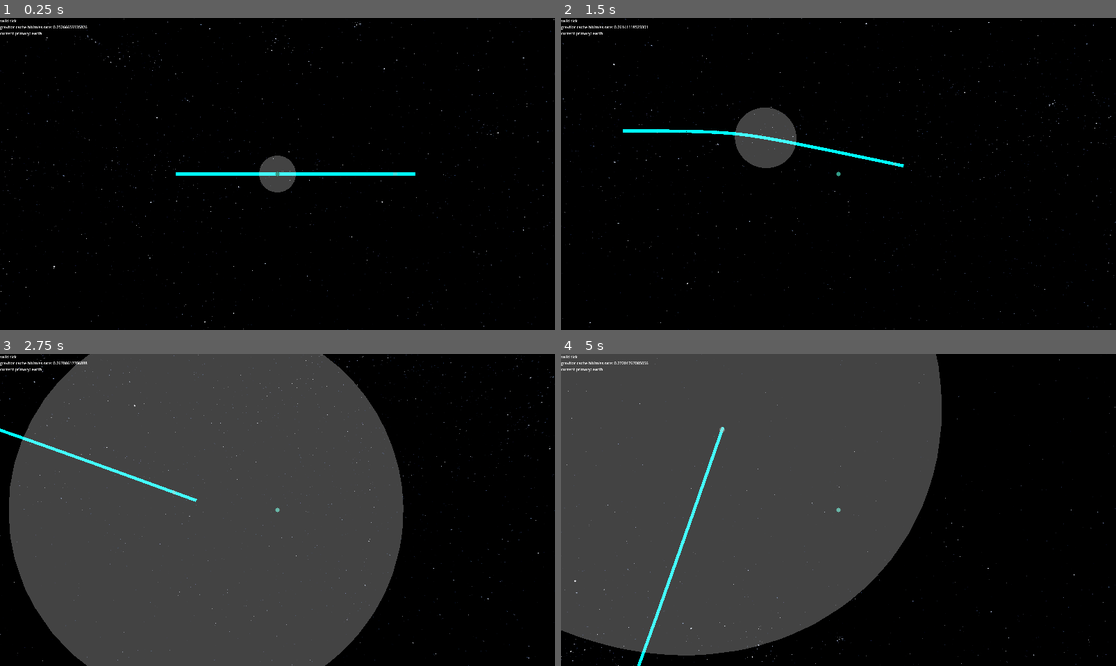
Above: before the commit, frames 1-4 (two rows, left to right).
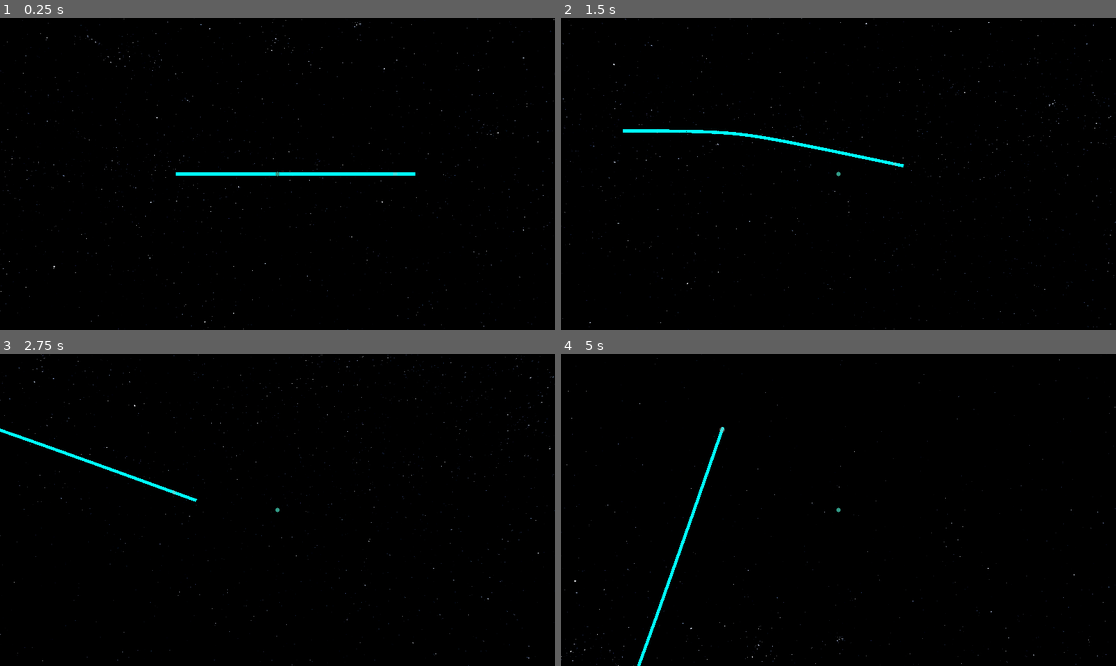
Above: after the commit, the same moments.

Repository: pinkavat/plaNetarium
Game: Godot game, scene res://world.tscn
The game is run twice, just before and just after one commit, with the same random seed, the same clock (stepped at 60 frames per second) and the same inputs. The engine's default icon, where the game draws it, is replaced by a stand-in: a white triangle on a blue panel in a dark square.
Inputs (mouse positions are in pixels of both pictures, inside the frame that each line leads up to):
- Up to frame 1 (0.25 s): no input
- Up to frame 2 (1.5 s): tap Enter (ui_accept) at 0.5, 0.77 s; move the mouse to (960, 158) at 0.52 s; hold Right (ui_right) 0.53-1.25 s; click (960, 158) at 0.67 s; drag from (727, 189) to (810, 236) at 1.27 s
- Up to frame 3 (2.75 s): move the mouse to (333, 441) at 2.02 s; hold Right (ui_right) from 2.03 s (still down)
- Up to frame 4 (5 s): release Right (ui_right) at 2.75 s; drag from (810, 572) to (672, 463) at 2.77 s; move the mouse to (1005, 556) at 3.52 s; hold Left (ui_left) 3.53-4.25 s; tap Enter (ui_accept) at 3.77, 4.25 s; drag from (672, 463) to (755, 432) at 4.27 s

The runs differ from the first frame. In frame 1, 0.7% of the frame differs, in the area x 0-54%, y 0-56%; in frame 2, 1.8%; in frame 3, 63%, in the area x 0-73%, y 0-100%; in frame 4, 58%.

Commit message:
refactored test boilerplate into plaNetarium interface prototype

Diff:
--- a/OrbitPolyline/orbit_polyline.gd
+++ b/OrbitPolyline/orbit_polyline.gd
@@ -4,6 +4,8 @@
 ## 3D drawing faculty for orbital lookahead cache.
 ##
 ## TODO doc
+
+# TODO: still got some bugs of line segments being 'left behind'.
 
 
 var size : int	# TODO
--- a/PlaNetarium/gravitee.gd
+++ b/PlaNetarium/gravitee.gd
@@ -91,7 +91,7 @@
 ##		("we don't know and can't ever")
 ##	- if the requested time is BEYOND the last cached time, returns integer 1
 ##		("we don't know, but might eventually")
-##	- if the requested time falls WITHIN the cache, returns [pos doublevec, vel doublevec]
+##	- if the requested time falls WITHIN the cache, returns a State object
 ##
 ## if update_cache is true, the cache head will move:
 ##	- if the request fell within the cache, the head will move to the quantum preceding
@@ -157,8 +157,7 @@
 		long_cache_tail -= preceding_cache_index
 		long_cache.set_at(0, state)
 
-	# 6) Reformat and return
-	return [state.get_pos(), state.get_vel()]
+	return state
 
 
 # TODO doc
--- a/PlaNetarium/plaNetarium.gd
+++ b/PlaNetarium/plaNetarium.gd
@@ -10,19 +10,12 @@
 ## use their StringNames and the functions provided here.
 ##
 ## TODO: document.
+## Document an example loop, with running do_background_work.
 
 
 ## In order to keep the caches patent, simulation is discrete.
 ## TODO: setting etc.
 var time_quantum := 1.0e-2
-
-
-## The simulation uses an internal double-precision vector type to simplify
-## computations (DoubleVector3). We don't want to expose the burden of its
-## interface to a user, as Godot doesn't allow overriding operators. Hence,
-## returned state is in single-precision Vector3s, and to maximize accuracy we
-## scale the vectors down to the desired reduced size before shrinking them.
-var space_scale := 1.0e-10
 
 
 # ========== READING FROM THE SIMULATION ==========
@@ -35,7 +28,6 @@
 	## Simulation time of the state, in seconds.
 	var time : float
 
-
 	## Simulation time of the state, in time quanta (see above).
 	var qtime : int
 
@@ -44,7 +36,14 @@
 	## value given if the body doesn't exist or doesn't have a state at the
 	## requested time (if the time precedes or succeeds its data, say).
 	func get_pos_of(name : StringName, fallback = null):
-		return fallback # TODO WHAT DO IF NOT AT STATE???????????
+		# Check large bodies
+		var large_body = _large_states.get(name, null)
+		if large_body:
+			return large_body.get_pos().vec3() # Gravitor.GlobalState
+		var small_body = _small_states.get(name, null)
+		if small_body:
+			return small_body.get_pos().vec3() # Gravitee.State (TODO)
+		return fallback
 
 
 	## Returns the velocity Vector3 of the named body, or null, as in get_pos_of.
@@ -59,21 +58,59 @@
 
 
 	# Internal stuff; don't touch from without.
-	var _large_states : Dictionary
-	var _small_states : Dictionary
+	var _large_states : Dictionary # name -> Gravitor.GlobalState
+	var _small_states : Dictionary # name -> Gravitee.State (TODO temp)
 
 
 
 ## Non-updating time-query function, used to foresee what the future will hold.
 func peek_at_time(time : float) -> State:
-	return null # TODO
-
-
-## Updating time-query function, used to advance the simulation.
+	var state = _new_state_with_large_bodies(time)
+
+	# TODO TODO TODO small bodies
+
+	return state
+
+
+## Updating time-query function, used to advance the simulation. If any small body in the
+## simulation responds to its query by saying that it hasn't reached the requested point but will,
+## the function will return null. Hence, if null is received, the user waits, running do_background_work,
+## until the simulation propagates to the desired point, whereupon a valid State will be returned
 func move_to_time(time : float) -> State:
-	return null # TODO
-
-# TODO: cache advance
+	var state = _new_state_with_large_bodies(time)
+
+	# TODO POSSIBLE BUG: I *think* we're safe? If some gravitees are valid, and some are not
+	# the valid ones will update their caches and move the heads. They'll then receive a
+	# query for the same *time*. This shouldn't be a problem but might be!
+	# IN FACT: we could *FREEZE* the gravitees that are 'up to date', perhaps?
+
+	# TODO temp, for bodies, not gravitees
+	for gravitee_name in _small_bodies:
+		var gravitee_state = _small_bodies[gravitee_name].state_at_time(time, true)
+		if is_instance_of(gravitee_state, TYPE_INT):
+			if gravitee_state == 1:
+				# waits.
+				return null
+			else:
+				# precedes; does not report but does not prevent
+				pass
+		else:
+			# valid; add to output
+			state._small_states[gravitee_name] = gravitee_state
+
+	return state
+
+
+# Auxiliary for the above, since large bodies don't care about propagation and can
+# be sampled backwards and forwards
+func _new_state_with_large_bodies(time : float) -> State:
+	# TODO QUANTIZE?
+	var state = State.new()
+
+	state._large_states = cached_gravitor_query(time)
+
+	return state
+
 
 
 # ========== WRITING TO THE SIMULATION ==========
@@ -81,8 +118,8 @@
 ## Initializer requires a name and a gravitational parameter (G * M) for the
 ## root attractor of the system (as it's a fallback for various things)
 func _init(root_name : StringName, root_mu : float):
-	_root = root_name
-	_large_bodies[_root] = Gravitor.new(root_name, DoubleVector3.ZERO(), DoubleVector3.ZERO(), root_mu)
+	_root_name = root_name
+	_large_bodies[_root_name] = Gravitor.new(root_name, DoubleVector3.ZERO(), DoubleVector3.ZERO(), root_mu)
 
 
 ## Add a large body (emits gravity, moves in Keplerian orbit).
@@ -109,7 +146,8 @@
 ##			time_since_peri [float]: time elapsed between body at periapsis and orbit's reference time zero
 ##		}
 func add_large_body(name : StringName, parent_name : StringName, parameters : Dictionary, orbit : Dictionary):
-	assert(not name in _large_bodies, "Large body names must be unique!")
+	assert(not name in _large_bodies, "Body names must be unique!")
+	assert(not name in _small_bodies, "Body names must be unique!")
 	assert(parent_name in _large_bodies, "Parent not found!")
 
 	assert("mu" in parameters, "Must specify mu parameter")
@@ -158,7 +196,44 @@
 
 
 # TODO: small body creators, controllable vs uncontrollable (one 'tee or many)
+## TODO: temporary small-body adder for maintain func test.
+## TODO note: time-ref concerns; Double-precision not to be exposed!
+func temp_add_small_body(name : StringName, pos_0 : DoubleVector3, vel_0 : DoubleVector3, time_0 : float):
+	assert(not name in _large_bodies, "Body names must be unique!")
+	assert(not name in _small_bodies, "Body names must be unique!")
+
+	_small_bodies[name] = Gravitee.new(pos_0, vel_0, time_0, cached_gravitor_query)
+	return _small_bodies[name] # TODO only needful 'cause we haven't set up connectors yet for the orbitline
+
+
 # TODO: small body force modification.
+
+
+
+# ========== RUNNING THE SIMULATION ==========
+
+## Invoke with a time budget in milliseconds. The simulation will do its background
+## cache-advancing, etcetera, within said budget, and return what it didn't use.
+func do_background_work(time_budget_usec : int) -> int:
+	var last_time = Time.get_ticks_usec()
+
+	# TODO gravitor sweepline algorithm
+	for i in 2048: # TODO fallback
+
+		# TODO temp
+		for gravitee in _small_bodies.values():
+			gravitee.advance_cache() # at least once TODO: make it return false if no work and stop early!
+
+		var cur_time = Time.get_ticks_usec()
+
+		time_budget_usec -= (cur_time - last_time)
+		if time_budget_usec <= 0:
+			break
+
+		last_time = cur_time
+
+	return max(0, time_budget_usec)
+
 
 
 # ========== INNARDS ==========
@@ -168,4 +243,24 @@
 var _large_bodies := {}
 
 # Name of the root large body.
-var _root : StringName
+var _root_name : StringName
+
+# TODO: temp internals
+var _small_bodies := {}
+
+
+# TODO Temporary caching scheme (copied from test code)
+# TODO QUANTIZE
+var _last_queried_time := -1.0
+var _cached_gravitors : Dictionary
+var _cache_misses : int = 0
+var _cache_hits : int = 0
+func cached_gravitor_query(time : float) -> Dictionary:
+	if not (time == _last_queried_time):
+		# Cache miss
+		_last_queried_time = time
+		_cached_gravitors = _large_bodies[_root_name].all_states_at_time(time)
+		_cache_misses += 1
+	else:
+		_cache_hits += 1
+	return _cached_gravitors
--- a/test_driver.gd
+++ b/test_driver.gd
@@ -18,21 +18,24 @@
 var valid_tick_count = 0
 
 
+var planetarium : PlaNetarium
+
+
 # TODO: temporary last-used-value caching system for Gravitors, with
 # metrics
-var last_queried_time := -1.0
-var cached_gravitors : Dictionary
-var cache_misses : int = 0
-var cache_hits : int = 0
-func cached_gravitor_query(time : float) -> Dictionary:
-	if not (time == last_queried_time):
-		# Cache miss
-		last_queried_time = time
-		cached_gravitors = sol.all_states_at_time(time)
-		cache_misses += 1
-	else:
-		cache_hits += 1
-	return cached_gravitors
+#var last_queried_time := -1.0
+#var cached_gravitors : Dictionary
+#var cache_misses : int = 0
+#var cache_hits : int = 0
+#func cached_gravitor_query(time : float) -> Dictionary:
+#	if not (time == last_queried_time):
+#		# Cache miss
+#		last_queried_time = time
+#		cached_gravitors = sol.all_states_at_time(time)
+#		cache_misses += 1
+#	else:
+#		cache_hits += 1
+#	return cached_gravitors
 
 
 var tick_budget_usec : int = 8000
@@ -56,65 +59,94 @@
 	if Input.is_action_just_pressed("ui_accept"):
 		running = not running
 
+
 	if running:
 
-		var state = sponch.state_at_time(sim_time, true)
-		if is_instance_of(state, TYPE_INT):
-			if state == 1:
-				$Label.text = "waiting"
-			else:
-				$Label.text = "no data available, advancing anyway"
-				# Move fixed planets
-				temp_move_planets(sim_time)
-				# Advance time
-				sim_time += time_scale * delta
-		else:
-			$Label.text = "valid tick"
-			valid_tick_count += 1
+		var state = planetarium.move_to_time(sim_time)
 
-			# Move fixed planets
-			temp_move_planets(sim_time)
-			# Move sponch
-			$TestTarget3.global_position = state[0].vec3() * space_scale
+		if state:
 
-			# Possibly apply some thrust to sponch
-			if Input.is_action_pressed("ui_up"):
-				sponch.reset(state[0], state[1].add(DoubleVector3.from_vec3(state[1].vec3().normalized() * 10.0)), sim_time / sponch.time_quantum)
-			elif Input.is_action_pressed("ui_down"):
-				sponch.reset(state[0], state[1].add(DoubleVector3.from_vec3(state[1].vec3().normalized() * -10.0)), sim_time / sponch.time_quantum)
+			# Tick succeeded. Move sprites:
+			$TestTarget2.global_position = state.get_pos_of(&"earth") * space_scale
+			$TestTarget3.global_position = state.get_pos_of(&"sponch") * space_scale
 
-			# Advance sim time
+			# Advance time.
 			sim_time += delta * time_scale
 
-		#$Label.text = $Label.text + "\ncache tail: "+str(sponch.long_cache.get_at(sponch.long_cache_tail).qtime * sponch.time_quantum)+"\n("+str(sponch.long_cache_tail)+"/"+str(sponch.long_cache.length())+")"+"\ncurrent time: "+ str(sim_time) + " (" +str(sim_time/60.0/60.0)+ " hours)" +"\nvalid ticks: " + str(valid_tick_count)# + "\ntimestep: " + str(sponch.timestep)
-		$Label.text = $Label.text + "\ngravitor cache hit/miss rate: " + str(float(cache_hits)/float(cache_misses))
-		$Label.text = $Label.text + "\ncurrent primary: " + str(sponch.long_cache.get_at(0).primary.name)
 
-	# WITH REMAINING TIME IN THE TICK, PROPAGATE SPONCH'S CACHE.
 	current_tick_budget -= Time.get_ticks_usec() - tick_start_time
-	var last_time = Time.get_ticks_usec()
+	planetarium.do_background_work(current_tick_budget)
 
-	# TODO gravitor sweepline algorithm
-	for i in 2048: # TODO fallback
-		sponch.advance_cache() # at least once
-
-		var cur_time = Time.get_ticks_usec()
-
-		current_tick_budget -= (cur_time - last_time)
-		if current_tick_budget <= 0:
-			break
-
-		last_time = cur_time
+#	if running:
+#
+#		var state = sponch.state_at_time(sim_time, true)
+#		if is_instance_of(state, TYPE_INT):
+#			if state == 1:
+#				$Label.text = "waiting"
+#			else:
+#				$Label.text = "no data available, advancing anyway"
+#				# Move fixed planets
+#				temp_move_planets(sim_time)
+#				# Advance time
+#				sim_time += time_scale * delta
+#		else:
+#			$Label.text = "valid tick"
+#			valid_tick_count += 1
+#
+#			# Move fixed planets
+#			temp_move_planets(sim_time)
+#			# Move sponch
+#			$TestTarget3.global_position = state.get_pos().vec3() * space_scale
+#
+#			# Possibly apply some thrust to sponch
+#			if Input.is_action_pressed("ui_up"):
+#				sponch.reset(state.get_pos(), state.get_vel().add(DoubleVector3.from_vec3(state.get_vel().vec3().normalized() * 10.0)), sim_time / sponch.time_quantum)
+#			elif Input.is_action_pressed("ui_down"):
+#				sponch.reset(state.get_pos(), state.get_vel().add(DoubleVector3.from_vec3(state.get_vel().vec3().normalized() * -10.0)), sim_time / sponch.time_quantum)
+#
+#			# Advance sim time
+#			sim_time += delta * time_scale
+#
+#		#$Label.text = $Label.text + "\ncache tail: "+str(sponch.long_cache.get_at(sponch.long_cache_tail).qtime * sponch.time_quantum)+"\n("+str(sponch.long_cache_tail)+"/"+str(sponch.long_cache.length())+")"+"\ncurrent time: "+ str(sim_time) + " (" +str(sim_time/60.0/60.0)+ " hours)" +"\nvalid ticks: " + str(valid_tick_count)# + "\ntimestep: " + str(sponch.timestep)
+#		$Label.text = $Label.text + "\ngravitor cache hit/miss rate: " + str(float(cache_hits)/float(cache_misses))
+#		$Label.text = $Label.text + "\ncurrent primary: " + str(sponch.long_cache.get_at(0).primary.name)
+#
+#	# WITH REMAINING TIME IN THE TICK, PROPAGATE SPONCH'S CACHE.
+#	current_tick_budget -= Time.get_ticks_usec() - tick_start_time
+#	var last_time = Time.get_ticks_usec()
+#
+#	# TODO gravitor sweepline algorithm
+#	for i in 2048: # TODO fallback
+#		sponch.advance_cache() # at least once
+#
+#		var cur_time = Time.get_ticks_usec()
+#
+#		current_tick_budget -= (cur_time - last_time)
+#		if current_tick_budget <= 0:
+#			break
+#
+#		last_time = cur_time
 
 
-func temp_move_planets(time):
-
-		# Get state
-		var state := sol.all_states_at_time(time)
-
-		$TestTarget2.global_position = (state["earth"].get_pos().vec3()) * space_scale
+#func temp_move_planets(time):
+#
+#		# Get state
+#		var state := sol.all_states_at_time(time)
+#
+#		$TestTarget2.global_position = (state["earth"].get_pos().vec3()) * space_scale
 
 func _ready():
+
+	# NEW CODE
+
+	planetarium = PlaNetarium.new(&"sol", 1.327e20)
+	planetarium.add_large_body(&"earth", &"sol", {"mu" : 3.986e14}, {"periapsis":147.1e9, "apoapsis":152.1e9})
+
+
+
+	# OLD CODE
+
+	# Two BELOW LINES NEEDED TO SUBSTANTIATE LUNAR ORBIT ONLY
 	sol = Gravitor.make_root_gravitor("sol", 1.327e20)
 	earth = sol.add_child_from_apsides("earth", 3.986e14, 147.1e9, 152.1e9)
 	$TestTarget2.scale *= space_scale * 6_371_000.0 * 2.0
@@ -124,16 +156,11 @@
 	$CameraGimbal._start_move_towards($TestTarget2)
 	$CameraGimbal.move_amount = 0.0
 
-	#moon = earth.add_child_from_apsides("moon", 4.905e12, 363e6, 405e6)
-
 	var lunar_orbit := UniversalKepler.initial_conditions_from_apsides(3.986e14, 363e6, 405e6)
 	var lunar_global = [lunar_orbit[0].add(earth.pos_0), lunar_orbit[1].add(earth.vel_0)]
 
-	#sponch = Gravitee.new(moon.pos_0.add(earth.pos_0), moon.vel_0.add(earth.vel_0), 0.0, sol.all_states_at_time)
-	#sponch = Gravitee.new(DoubleVector3.new(147461658472.428, 0, -535222439.85885), DoubleVector3.new(-156.266628704918, 0, -31359.6968614126), 0.0, sol.all_states_at_time)
-	sponch = Gravitee.new(lunar_global[0], lunar_global[1], 0.0, cached_gravitor_query)
-	#sponch = Gravitee.new(earth.pos_0.add(DoubleVector3.new(6628000, 0, 0)), earth.vel_0.add(DoubleVector3.new(0, 7750, 0)), 0.0, sol.all_states_at_time)
-	#print(sol.all_states_at_time(0.0))
+	#sponch = Gravitee.new(lunar_global[0], lunar_global[1], 0.0, cached_gravitor_query)
+	sponch = planetarium.temp_add_small_body(&"sponch", lunar_global[0], lunar_global[1], 0.0)
 
 	orbit_line = TouchableOrbitPolyline.new(sponch.long_cache.length(), space_scale)
 	sponch.long_cache.added_item.connect(orbit_line.add_point)
--- a/world.tscn
+++ b/world.tscn
@@ -100,5 +100,6 @@
 
 [node name="Reticle" type="MeshInstance3D" parent="."]
 transform = Transform3D(0.1, 0, 0, 0, 0.1, 0, 0, 0, 0.1, 0, 0, 0)
+visible = false
 mesh = SubResource("SphereMesh_g50c7")
 surface_material_override/0 = SubResource("StandardMaterial3D_wvxy7")
